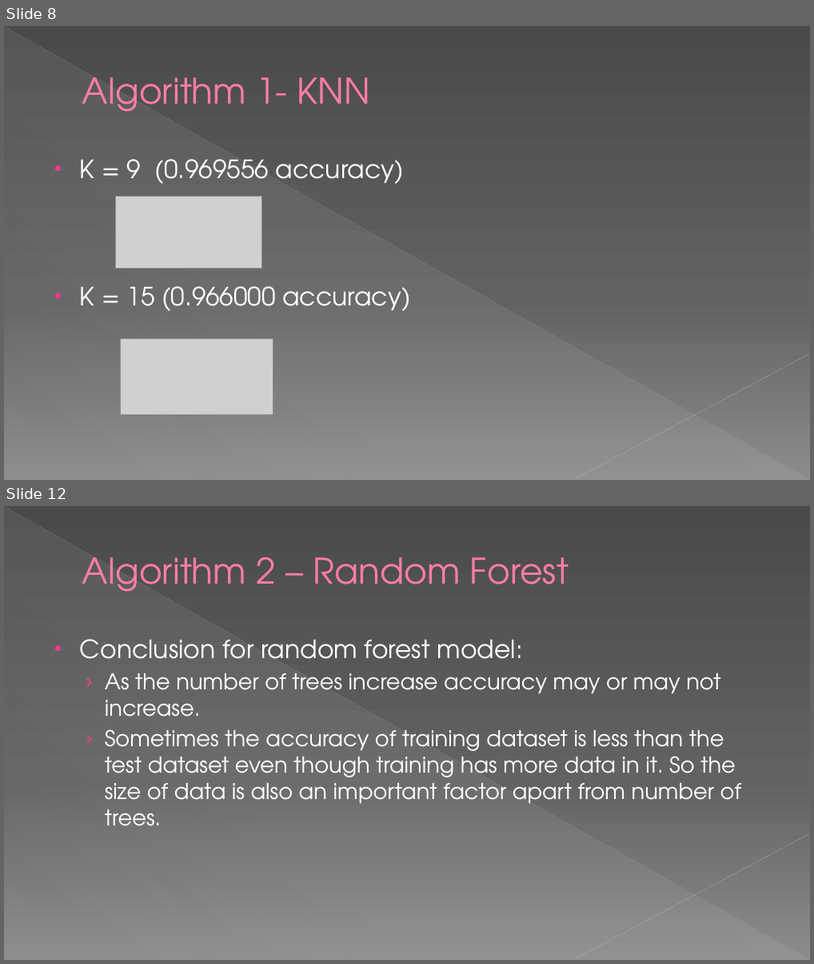
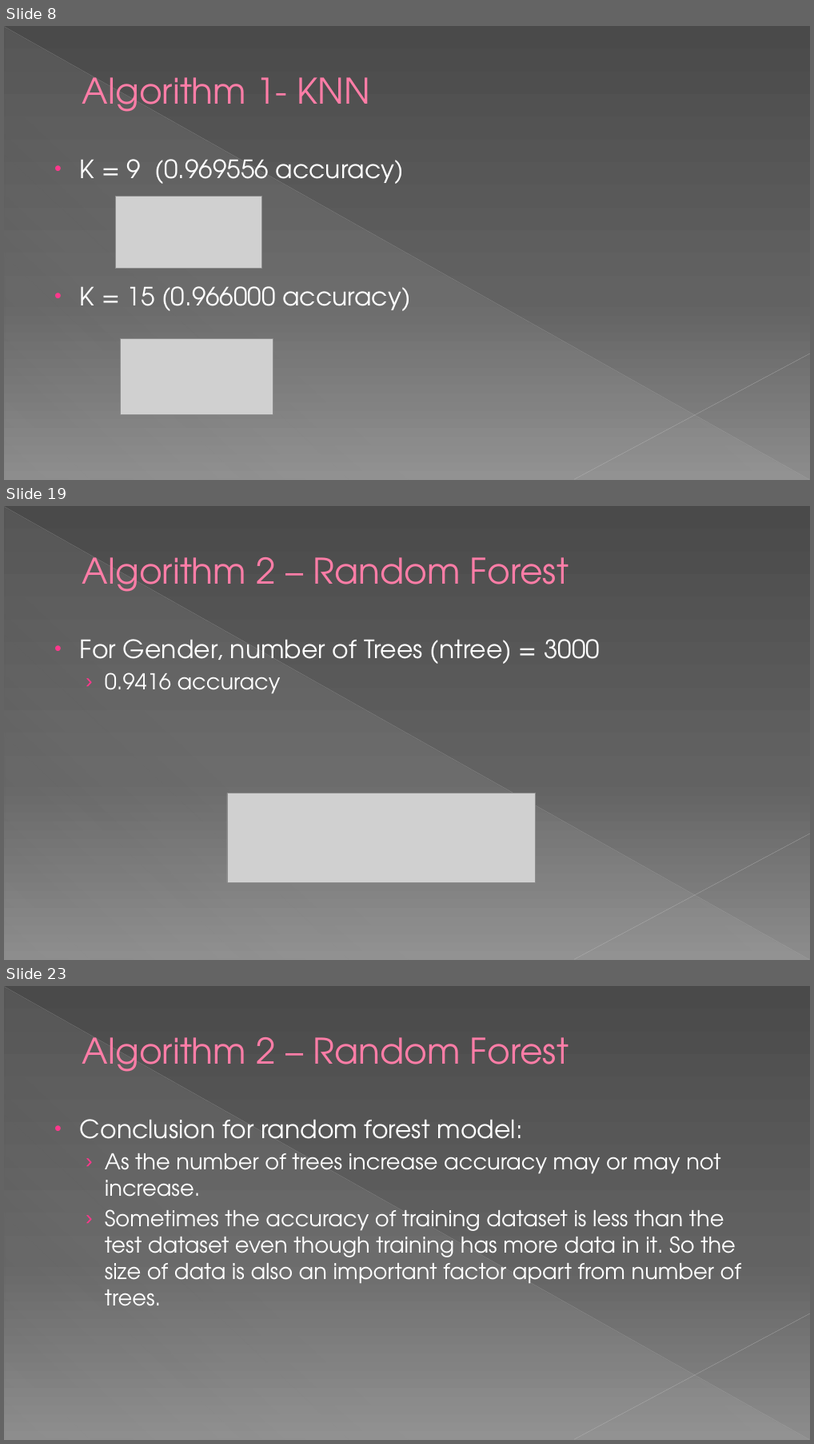
Before and after one commit to dhavalaM/CS513-Project, a slide deck: Presentation_YPS.pptx. Shown one above the other, each under a label of ours: slides 8 and 12 before the commit, slides 8, 19 and 23 after it; the slides between them are not shown. The pictures are 814x964 and 814x1444 pixels, drawn with LibreOffice and Linux fonts; fonts in the diff are those of the drawing; grey boxes stand for pictures. Boxes give left, top, right and bottom in pixels: in the first picture for what was removed or moved away, otherwise in the second. Text is boxed around its words. In the diff, an @@ line names an element or a change of style, - is before the commit and + after.

```diff
--- a/Presentation_YPS.pptx
+++ b/Presentation_YPS.pptx
@@ slide 19 added at box(4, 506, 810, 960), background gradient #4A4A4A to #626262 to #8C8C8C; not listed: 3 template elements that a slide beside it also shows @@
@@ title added at box(82, 557, 569, 592), 42 pt, text #FF7DA7 @@
+Algorithm 2 – Random Forest
@@ text added at box(80, 639, 600, 693), 30 pt, text #FFFFFF @@
+• For Gender, number of Trees (ntree) = 3000
+  › 0.9416 accuracy
@@ picture added at box(227, 793, 536, 882) @@
@@ what was slide 12 is now slide 23 @@
```
Also in this commit, not shown: 5 slides changed, 10 other slides added.
